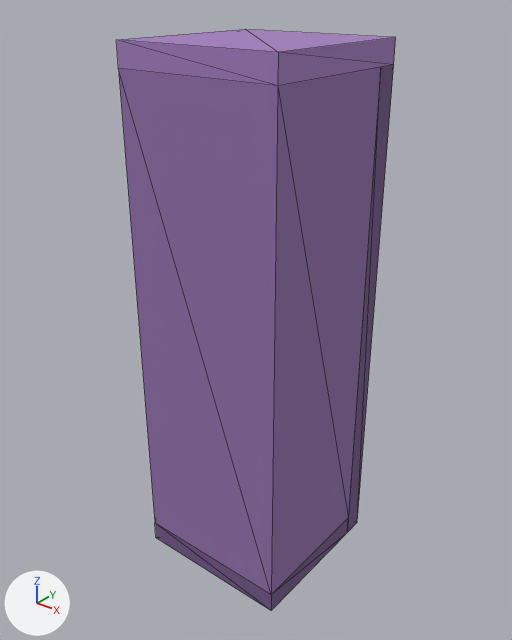
The glTF model assets/interiores/estanteria_componentes_arcanos_01.glb as it was, and as the next commit left it.
Camera for both pictures: a 50 mm lens placed at (2.38, -3.0, 3.48), pointed at (-0.02, 0.0, 1.62). The axes (+X, +Y, +Z) are drawn at lower left. The lights are the same throughout. The older version comes first. Mesh edges are drawn as thin lines. Vertices at exactly the same position are counted once.

In view in the first picture: 'estanteria_componentes_arcanos'.
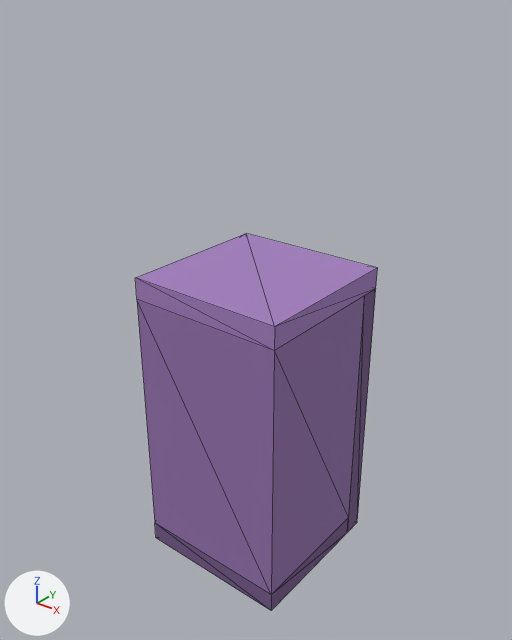
Pixel boxes [x1, y1, x2, y2] of what changed, in the pictures (512 x 640 px; the box of a moved part takes in the faces that stretch with it):
'estanteria_componentes_arcanos', reshaped (14% narrower, 35% shorter)
    before: [116, 29, 396, 611]
    after: [135, 233, 377, 611]
part 1 of me_estanteria_componentes_arcanos, moved or reshaped
    before: [116, 29, 396, 593]
    after: [135, 233, 377, 593]

The edits, one by one:
me_estanteria_componentes_arcanos is used by ob_estanteria_componentes_arcanos; location (0.0, 0.0, 0.0).
me_estanteria_componentes_arcanos had 20 vertices, 30 faces and spanned x -0.5..0.5, y -0.5..0.5, z 0.0..3.2.
me_estanteria_componentes_arcanos now has 20 vertices, 30 faces and spans x -0.5..0.5, y -0.5..0.5, z 0.0..1.93.
me_estanteria_componentes_arcanos part 1: all 10 vertices in x -0.5..0.5, y -0.5..0.5, z 3.07..3.2 are moved by (0.0, 0.0, -1.27).
